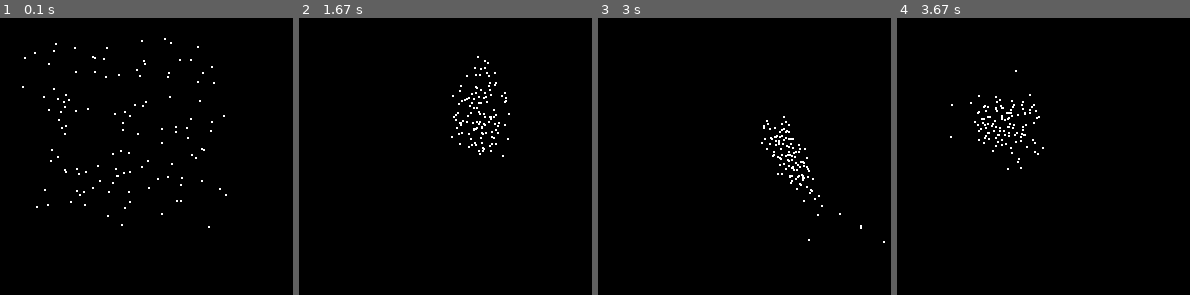
Above: before the commit, frames 1-4 (left to right).
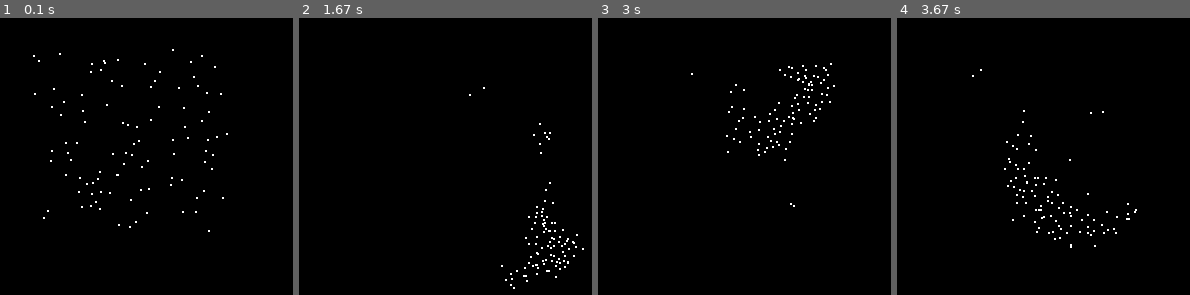
Above: after the commit, the same moments.

Repository: Lindula1/BOIDs
Game: pygame game, started from pygame_implementation.py
Two runs of this game, one before a commit and one after it. Both use one fixed random seed, a clock stepped at 60 frames per second and the inputs below.
Inputs (mouse positions are in pixels of both pictures, inside the frame that each line leads up to):
- Up to frame 1 (0.1 s): no input
- Up to frame 2 (1.67 s): move the mouse to (436, 175) at 0.37 s; move the mouse to (378, 164) at 0.87 s; move the mouse to (492, 56) at 1.37 s
- Up to frame 3 (3 s): move the mouse to (753, 62) at 1.87 s; move the mouse to (753, 192) at 2.43 s; move the mouse to (823, 209) at 2.93 s
- Up to frame 4 (3.67 s): move the mouse to (1125, 137) at 3.43 s

The runs differ from the first frame. In frame 1, 1.0% of the frame differs, in the area x 7-78%, y 7-78%; in frame 2, 1.1%, in the area x 51-98%, y 13-98%; in frame 3, 1.0%; in frame 4, 1.0%.

Commit message:
cursor interaction

Diff:
--- a/boid.py
+++ b/boid.py
@@ -185,6 +185,16 @@
             self.set_velocity(vx, -vy * rebound_factor)
             self.set_position(x, top+1)
 
+    def point_repel(self, point_x : int, point_y : int, visible_distance : float, repel_factor : float):
+        x, y = self.get_position()
+        if ((x - point_x)**2 + (y-point_y)**2)**0.5 > visible_distance:
+            return None
+
+        vx, vy = self.get_velocity()
+        velocity_from_point = [vx + (x - point_x)*repel_factor, vy +(y - point_y)*repel_factor]
+        self.set_velocity(*velocity_from_point)
+        return None
+
     def frame_updates(self):
         self._close_distance = [0 for _ in range(len(self.get_velocity()))]
         self._velocity_avg = [0 for _ in range(len(self.get_velocity()))]
--- a/boid_model.py
+++ b/boid_model.py
@@ -78,7 +78,7 @@
             self.boid_list.append(Boid2D(*starting_positions[i], max_speed=self.max_speed, min_speed=self.min_speed))
             self.boid_list[i].set_velocity(*[random.random()*self.max_speed*-1**random.randint(0,1) for i in range(len(starting_positions[i]))])
 
-    def next_frame(self) -> None:
+    def next_frame(self, mouse_x : int, mouse_y : int, repel_factor : float) -> None:
         for boid in self.boid_list:
             for other in self.boid_list:
                 if other is boid:
@@ -94,6 +94,7 @@
             boid.apply_separation(self.separation)
             boid.apply_alignment(self.alignment)
             boid.apply_cohesion(self.cohesion)
+            boid.point_repel(mouse_x, mouse_y, self.visible_distance, repel_factor)
             boid.margin_avoidance(self.turn_factor, self.margin)
             boid.border_rebound(self.rebound_factor, self.border)
             boid.update_position(self.frame_rate)
--- a/pygame_implementation.py
+++ b/pygame_implementation.py
@@ -19,8 +19,8 @@
 border_adjust = 2
 border = (border_adjust, int(HEIGHT-border_adjust), border_adjust, int(WIDTH-border_adjust))
 
-test_pop = Population(border, 120, frame_rate=1 / 1, fixed_seed=False, safe_distance=4,
-                      turn_factor=0.4, separation=0.05, alignment=0.05, visible_distance=30, max_speed=6, min_speed=2,
+test_pop = Population(border, 100, frame_rate=1 / 1, fixed_seed=False, safe_distance=5,
+                      turn_factor=0.4, separation=0.05, alignment=0.05, visible_distance=30, max_speed=4, min_speed=2,
                       cohesion=0.003, rebound_factor=0.9)
 test_pop.load_boids()
 
@@ -40,7 +40,9 @@
 
     pygame.display.flip()
 
-    test_pop.next_frame()
+    mouse_x, mouse_y = pygame.mouse.get_pos()
+
+    test_pop.next_frame(mouse_x, mouse_y, 0.05)
 
     frame += 1
     clock.tick(120)
